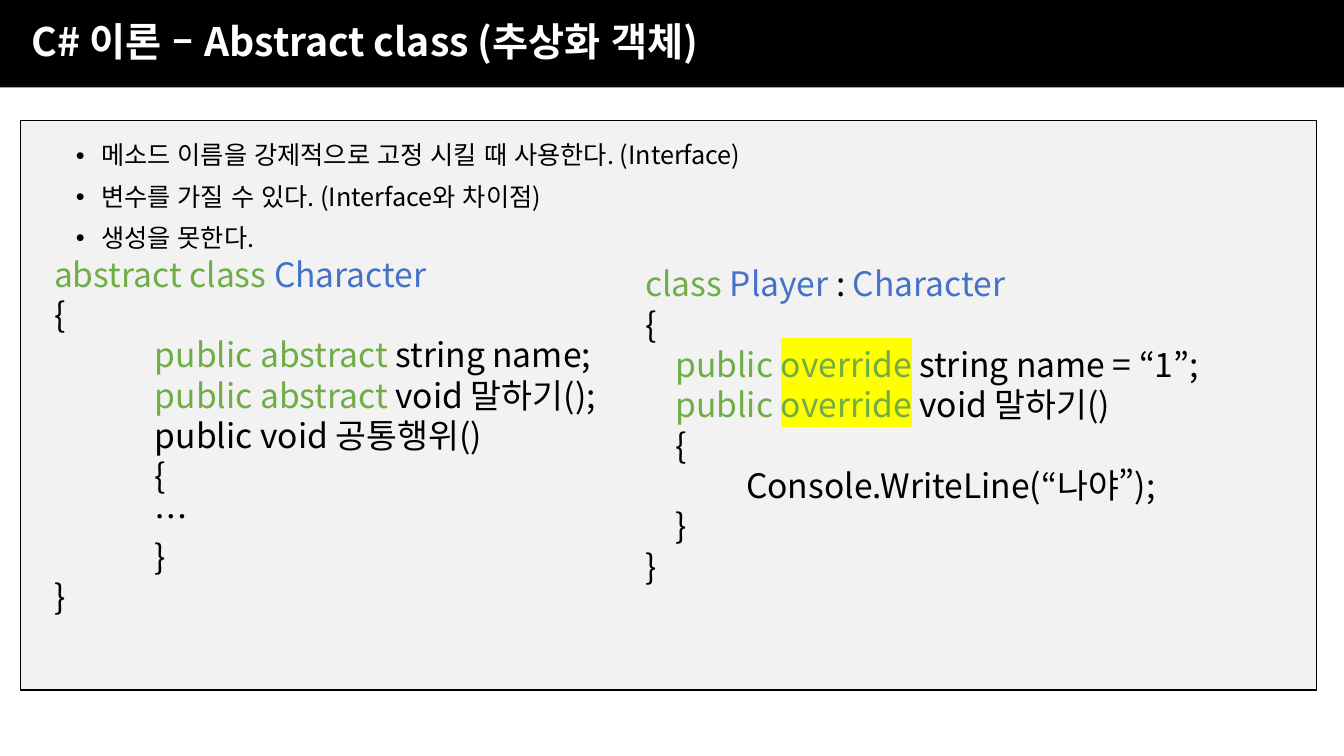
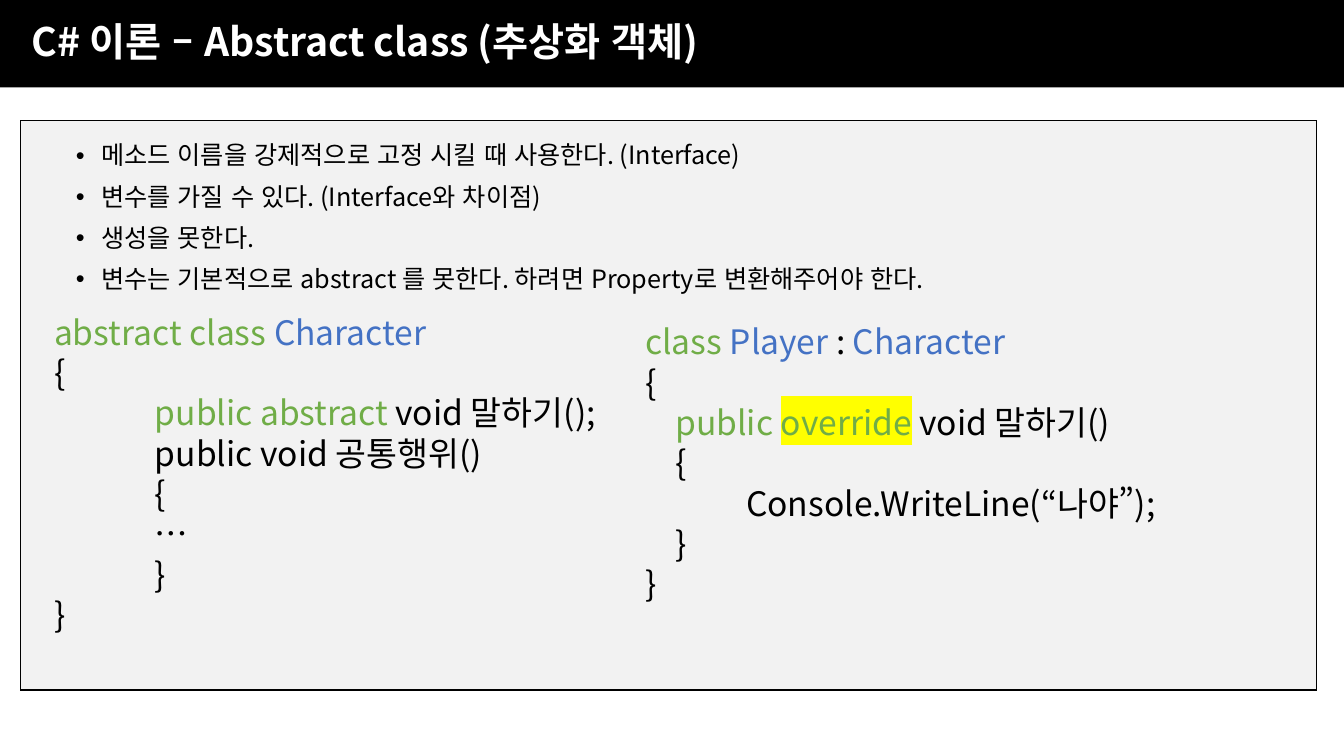
Before and after one commit to JJaery/SBSGameAcademySecond, a slide deck: slide 59 of 3주차/SBS게임아카데미_UNITY주말4개월_3주차.pptx. Drawn at 1344x756 pixels with LibreOffice and Linux fonts; fonts in the diff are those of the drawing; background and template pictures are left out. Boxes give left, top, right and bottom in pixels: in the first picture for what was removed or moved away, otherwise in the second. Text is boxed around its words. In the diff, an @@ line names an element or a change of style, - is before the commit and + after.

Commit message:
오탈자 수정

```diff
--- a/3주차/SBS게임아카데미_UNITY주말4개월_3주차.pptx
+++ b/3주차/SBS게임아카데미_UNITY주말4개월_3주차.pptx
@@ text at box(101, 267, 923, 294): paragraph added @@
+• 변수는 기본적으로 abstract 를 못한다. 하려면 Property로 변환해주어야 한다.
@@ text "abstract class Character": place and size @@
-text "abstract class Character" at box(54, 260, 596, 456)
+text "abstract class Character" at box(54, 318, 596, 474)
@@ text "class Player : Character": place and size @@
-text "class Player : Character" at box(645, 269, 1199, 505)
+text "class Player : Character" at box(645, 327, 1156, 523)
@@ text at box(155, 340, 591, 376): paragraph removed @@
-public abstract string name;
@@ text at box(675, 350, 1199, 386): paragraph removed @@
-public override string name = “1”;
```
